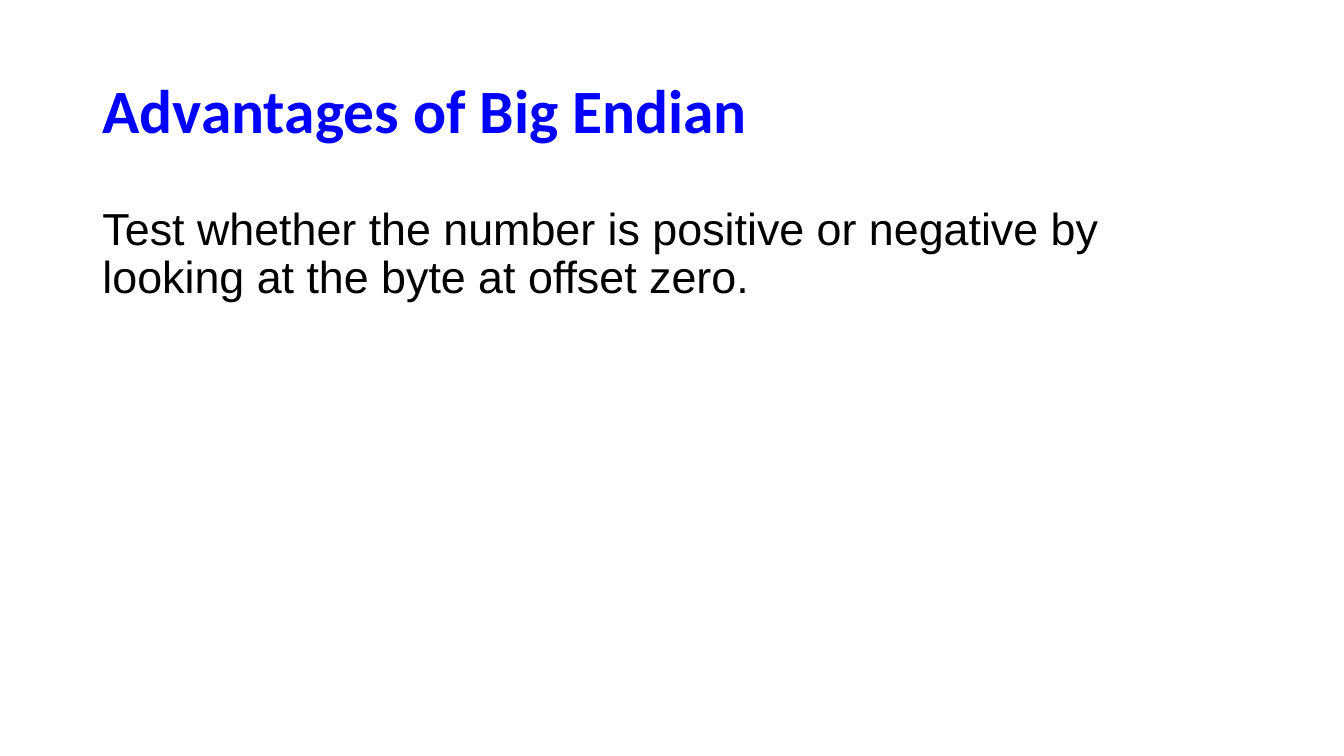
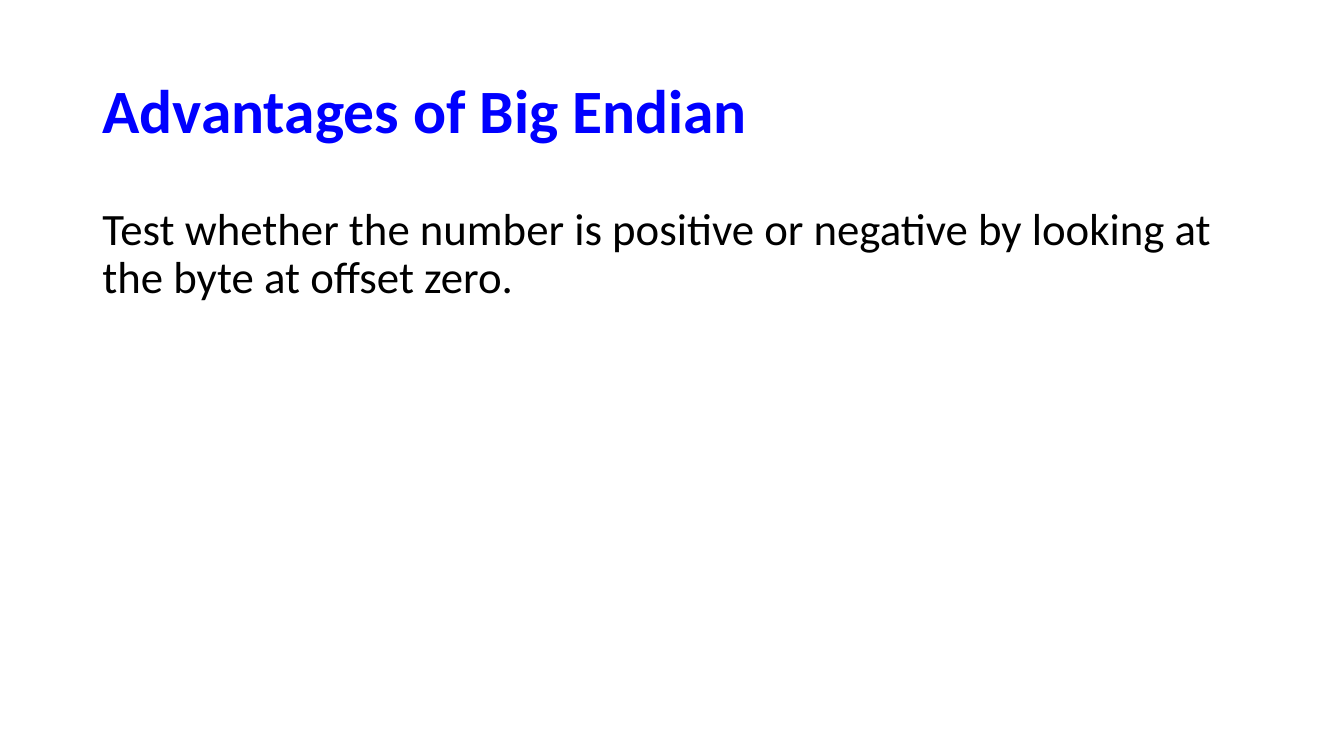
Before and after one commit to NYU-CSO/nyu-cso.github.io, a slide deck: slide 22 of notes/02-bits_bytes_int_cont.pptx. Drawn at 1344x756 pixels with LibreOffice and Linux fonts; fonts in the diff are those of the drawing. Boxes give left, top, right and bottom in pixels: in the first picture for what was removed or moved away, otherwise in the second. Text is boxed around its words. In the diff, an @@ line names an element or a change of style, - is before the commit and + after.

```diff
--- a/notes/02-bits_bytes_int_cont.pptx
+++ b/notes/02-bits_bytes_int_cont.pptx
@@ text "Test whether the number is ..." at (x1=102, y1=214, x2=1211, y2=301): font Arial to Calibri @@
```
Also in this commit, not shown: 4 other slides changed, 1 slide added, 1 other file.
